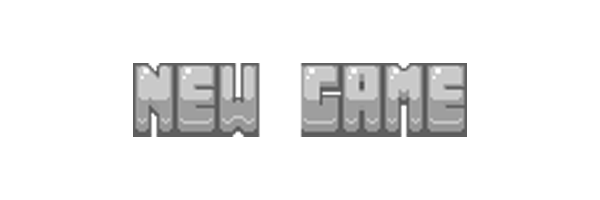
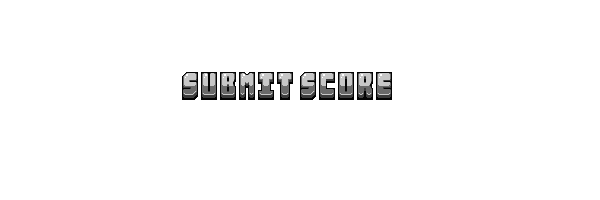
Two versions of the same layered image (600x200). Layer-by-layer changes:
hid group "Finished" (20 layers) over <box>133,63,467,137</box>
hid "New Game (B&W)" over <box>133,63,467,137</box>
added layer "Layer 2" above "Alphabet" over <box>182,72,392,100</box>
